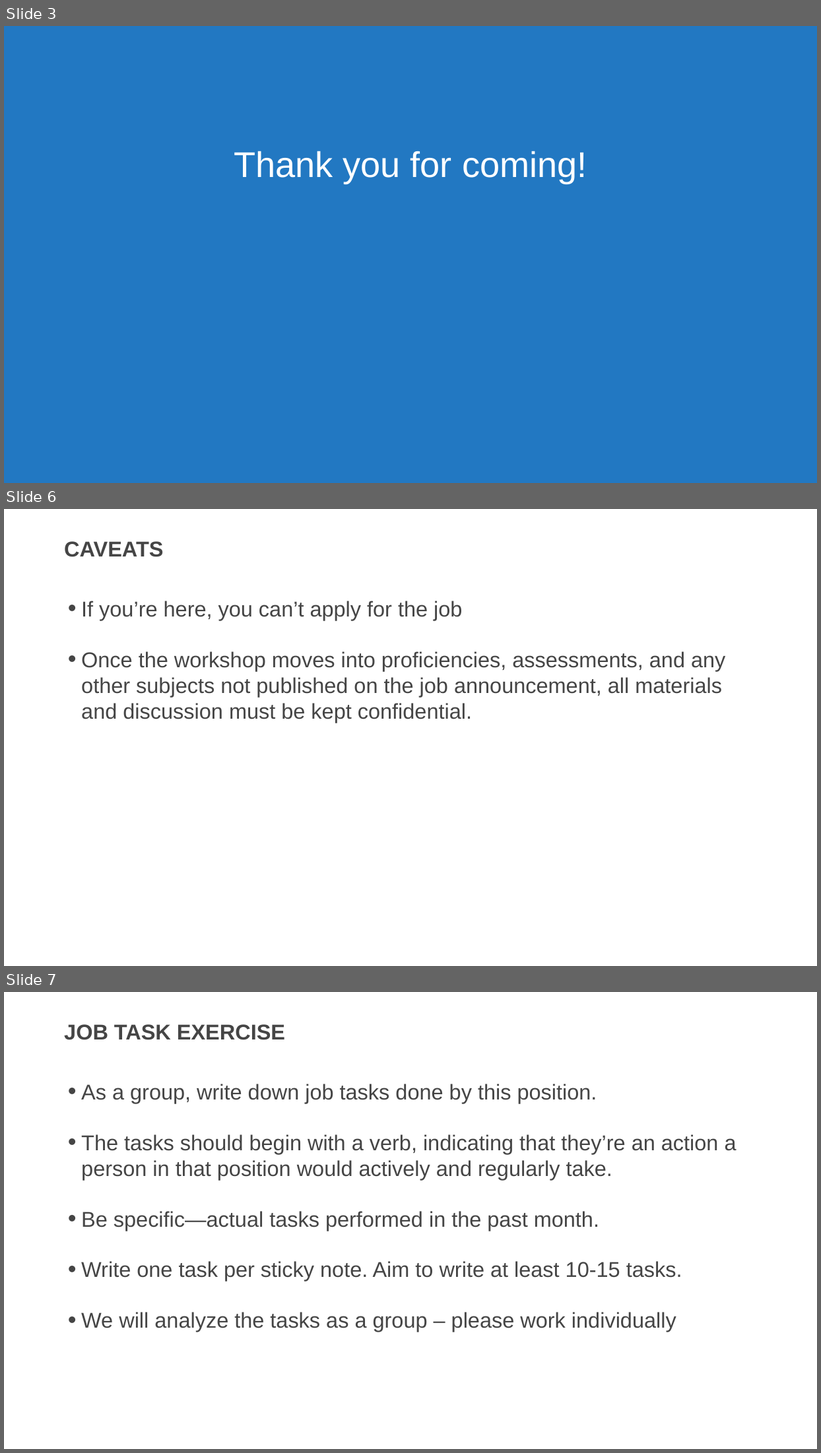
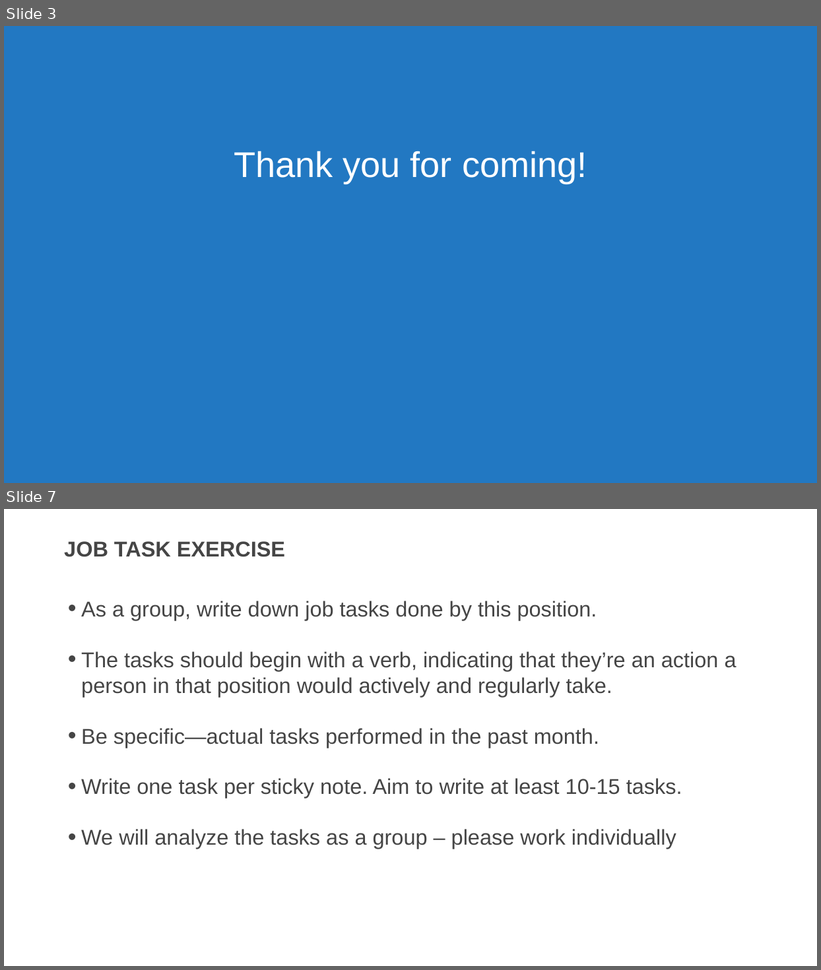
Before and after one commit to usds/SME-QA-Website, a slide deck: toolkit/job-analysis/job-analysis-presentation.pptx. Shown one above the other, each under a label of ours: slides 3, 6 and 7 before the commit, slides 3 and 7 after it; the slides between them are not shown. The pictures are 821x1453 and 821x970 pixels, drawn with LibreOffice and Linux fonts; fonts in the diff are those of the drawing. Boxes give left, top, right and bottom in pixels: in the first picture for what was removed or moved away, otherwise in the second. Text is boxed around its words. In the diff, an @@ line names an element or a change of style, - is before the commit and + after.

```diff
--- a/toolkit/job-analysis/job-analysis-presentation.pptx
+++ b/toolkit/job-analysis/job-analysis-presentation.pptx
@@ slide 6 removed at [4,509,817,966], background #FFFFFF @@
@@ title removed at [64,541,163,557] @@
-CAVEATS
@@ text removed at [81,601,725,723] @@
-• If you’re here, you can’t apply for the job
-• Once the workshop moves into proficiencies, assessments, and any other subjects not published on the job announcement, all materials and discussion must be kept confidential.
```
Also in this commit, not shown: 4 slides changed, 1 slide added.
